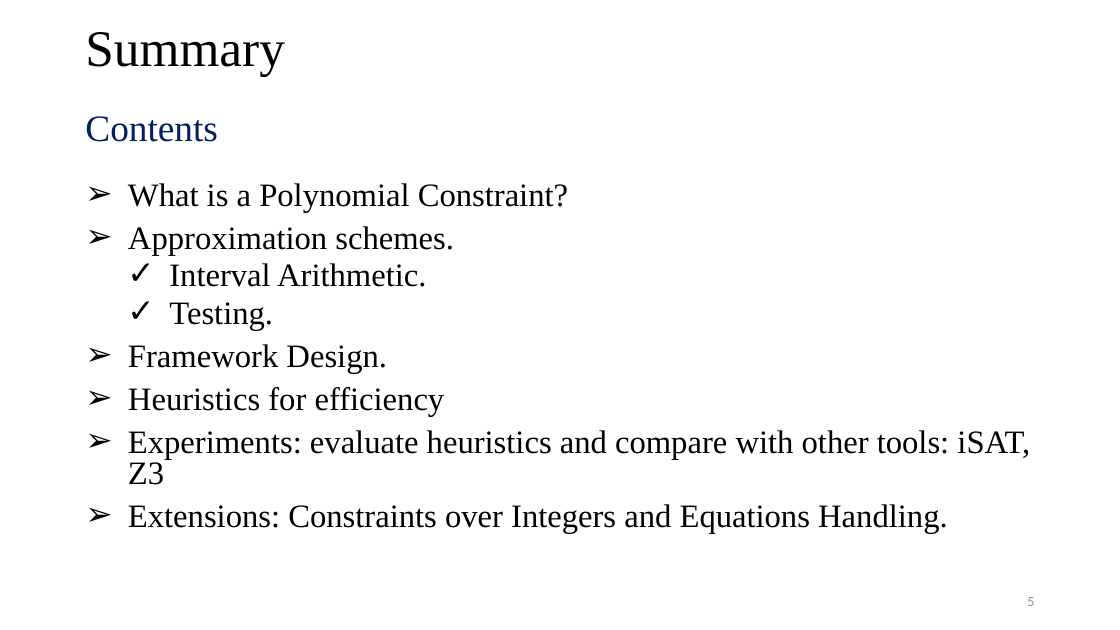
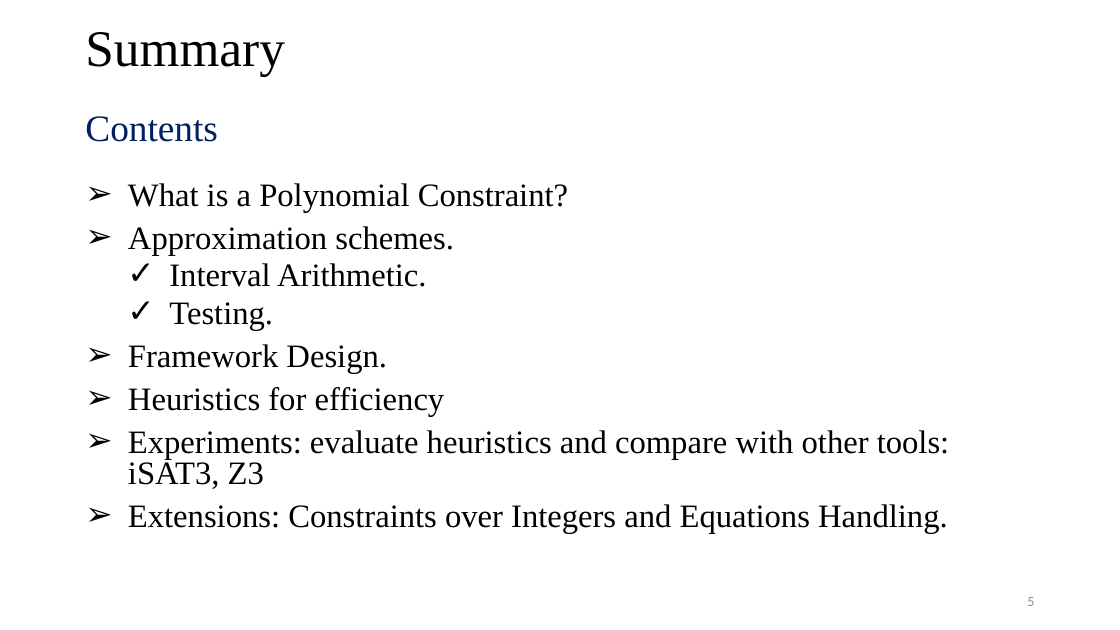
Before and after one commit to tungvx/raSAT, a slide deck: slide 5 of report/thesis/presentation.pptx. Drawn at 1120x630 pixels with LibreOffice and Linux fonts; fonts in the diff are those of the drawing. Boxes give left, top, right and bottom in pixels: in the first picture for what was removed or moved away, otherwise in the second. Text is boxed around its words. In the diff, an @@ line names an element or a change of style, - is before the commit and + after.

```diff
--- a/report/thesis/presentation.pptx
+++ b/report/thesis/presentation.pptx
@@ text at bbox=[128, 430, 949, 489]: text changed @@
-➢ Experiments: evaluate heuristics and compare with other tools: iSAT, Z3
+➢ Experiments: evaluate heuristics and compare with other tools: iSAT3, Z3
```
Also in this commit, not shown: 11 other slides changed.
